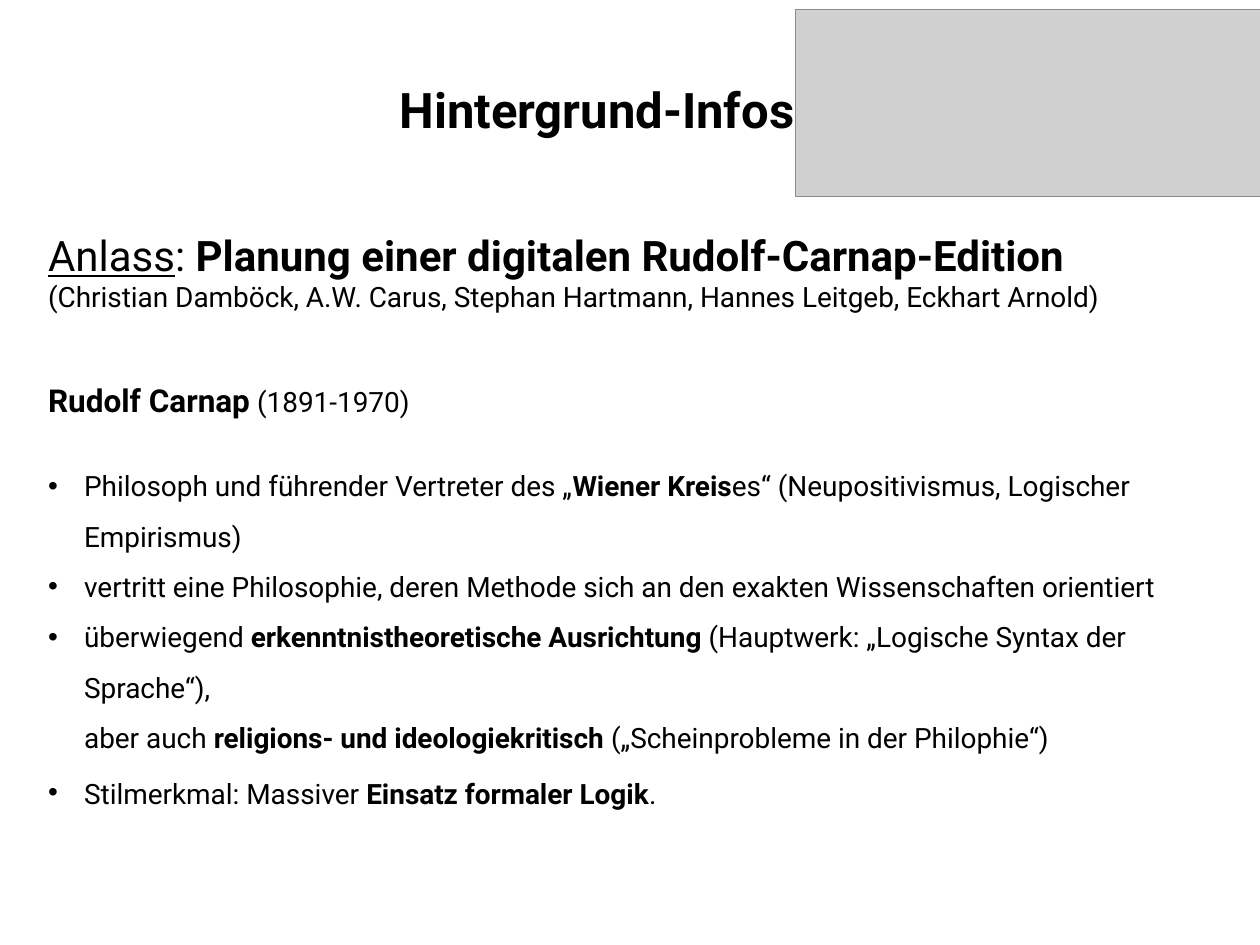
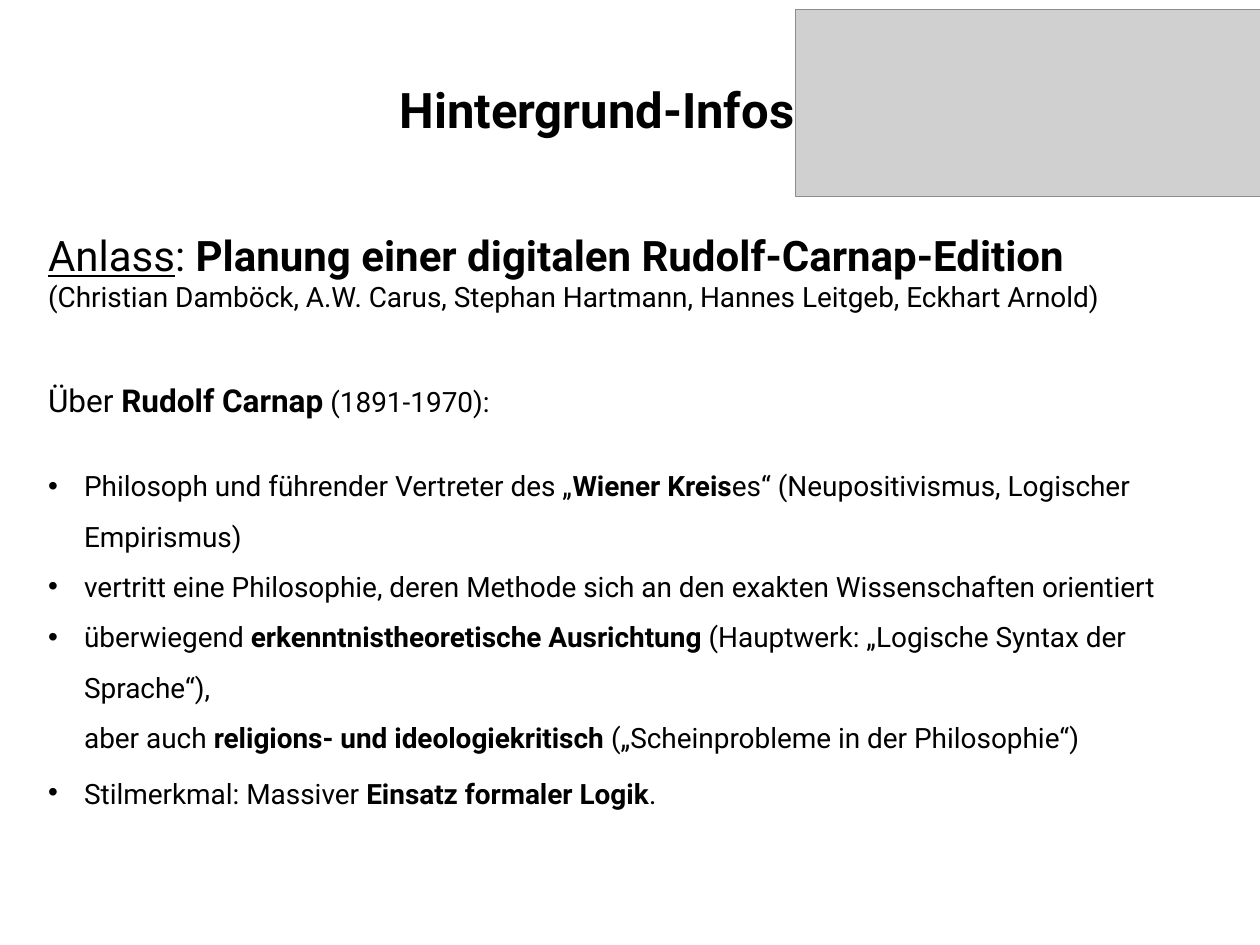
Before and after one commit to jecki/logicConverter, a slide deck: slide 3 of docs/Präsentation_dhmuc_23-02-13.pptx. Drawn at 1260x945 pixels with LibreOffice and Linux fonts; fonts in the diff are those of the drawing; grey boxes stand for pictures; background and template pictures are left out. Boxes give left, top, right and bottom in pixels: in the first picture for what was removed or moved away, otherwise in the second. Text is boxed around its words. In the diff, an @@ line names an element or a change of style, - is before the commit and + after.

```diff
--- a/docs/Präsentation_dhmuc_23-02-13.pptx
+++ b/docs/Präsentation_dhmuc_23-02-13.pptx
@@ text at (x1=48, y1=384, x2=489, y2=419): text changed; bold off @@
-Rudolf Carnap (1891-1970)
+Über Rudolf Carnap (1891-1970):
@@ text at (x1=84, y1=625, x2=1126, y2=755): text changed @@
-• überwiegend erkenntnistheoretische Ausrichtung (Hauptwerk: „Logische Syntax der Sprache“),
-  aber auch religions- und ideologiekritisch („Scheinprobleme in der Philophie“)
+• überwiegend erkenntnistheoretische Ausrichtung (Hauptwerk: „Logische Syntax der Sprache“),
+  aber auch religions- und ideologiekritisch („Scheinprobleme in der Philosophie“)
```
Also in this commit, not shown: 5 other slides changed, 1 slide added, 1 other file.
